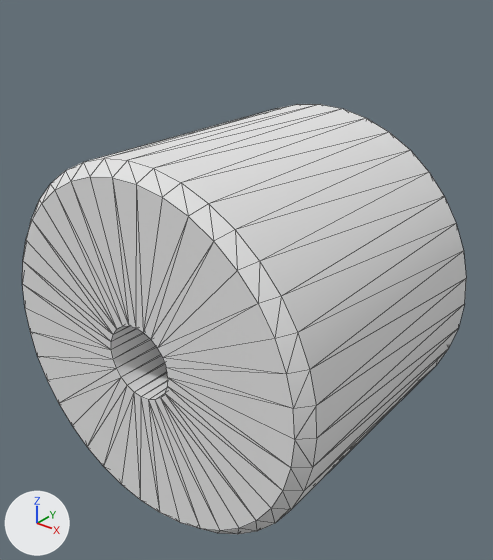
A saved change to the OBJ model src/assets/models/passive_joint_stator.obj.
Camera for both pictures: a 50 mm camera at (32.9, -40.9, 27.5) aimed at (0.2, 0.0, 2.2). Arrows for +X, +Y and +Z are at lower left; the lights stay in place. Mesh edges are drawn as thin lines. Where no turn or scale is listed for an object, it has been applied to the vertices.

Before the edit, the objects in view are built like this:
```python
me_passive_joint_stator = bpy.data.meshes.new('passive_joint_stator')
me_passive_joint_stator.from_pydata(...)  # 202 vertices, 404 faces; spans x -15.0..15.0, y -12.5..12.5, z -15.0..15.0
me_passive_joint_stator.materials.append(mat_paint___enamel_glossy__blue)  # white #e7e7e7
ob_passive_joint_stator = bpy.data.objects.new('passive_joint_stator', me_passive_joint_stator)
ob_passive_joint_stator.location = (0.0, 0.0, 0.0)
```
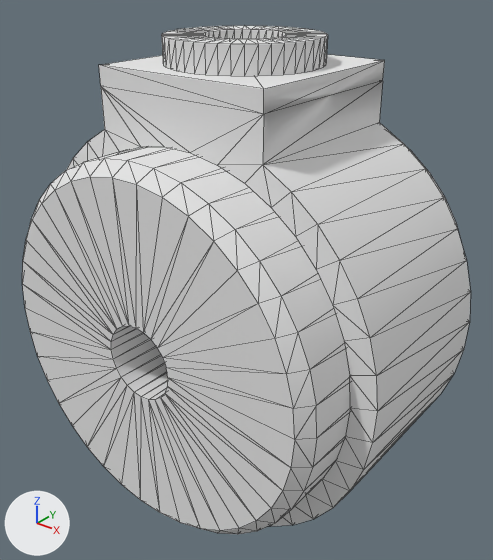
Pixel boxes (x1, y1, x2, y2) of what changed, in the pictures (493 x 560 px):
'passive_joint_stator', reshaped (18% taller): before (22, 104, 466, 534); after (22, 26, 471, 534)
part 1 of me_passive_joint_stator, added: after (67, 54, 471, 526)
part 2 of me_passive_joint_stator, added: after (162, 26, 328, 76)

The change in detail:
Material 'Nylon_12_(with_Formlabs_Fuse_1_3D_Printer)' (mat_nylon_12__with_formlabs_fuse_1_3d_printer) is new.
Its base color is (0.8, 0.8, 0.8) (white #e7e7e7).
Its roughness is 1.0.
Material 'Paint_-_Metallic_(Yellow)' (mat_paint___metallic__yellow) is new.
Its base color is (0.8, 0.8, 0.8) (white #e7e7e7).
Its roughness is 1.0.
me_passive_joint_stator is used by ob_passive_joint_stator; location (0.0, 0.0, 0.0).
me_passive_joint_stator had 202 vertices, 404 faces and spanned x -15.0..15.0, y -12.5..12.5, z -15.0..15.0.
me_passive_joint_stator now has 502 vertices, 1008 faces and spans x -17.0..17.0, y -12.5..12.5, z -17.0..21.9.
me_passive_joint_stator part 1: a new loose piece of 156 vertices spanning x -17.0..17.0, y -7.5..7.5, z -17.0..19.9, in mat_nylon_12__with_formlabs_fuse_1_3d_printer (white #e7e7e7).
me_passive_joint_stator part 2: a new loose piece of 144 vertices spanning x -6.0..6.0, y -6.0..6.0, z 19.9..21.9, in mat_paint___metallic__yellow (white #e7e7e7).
me_passive_joint_stator now uses material mat_paint___metallic__yellow (white #e7e7e7).
me_passive_joint_stator now uses material mat_nylon_12__with_formlabs_fuse_1_3d_printer (white #e7e7e7).
